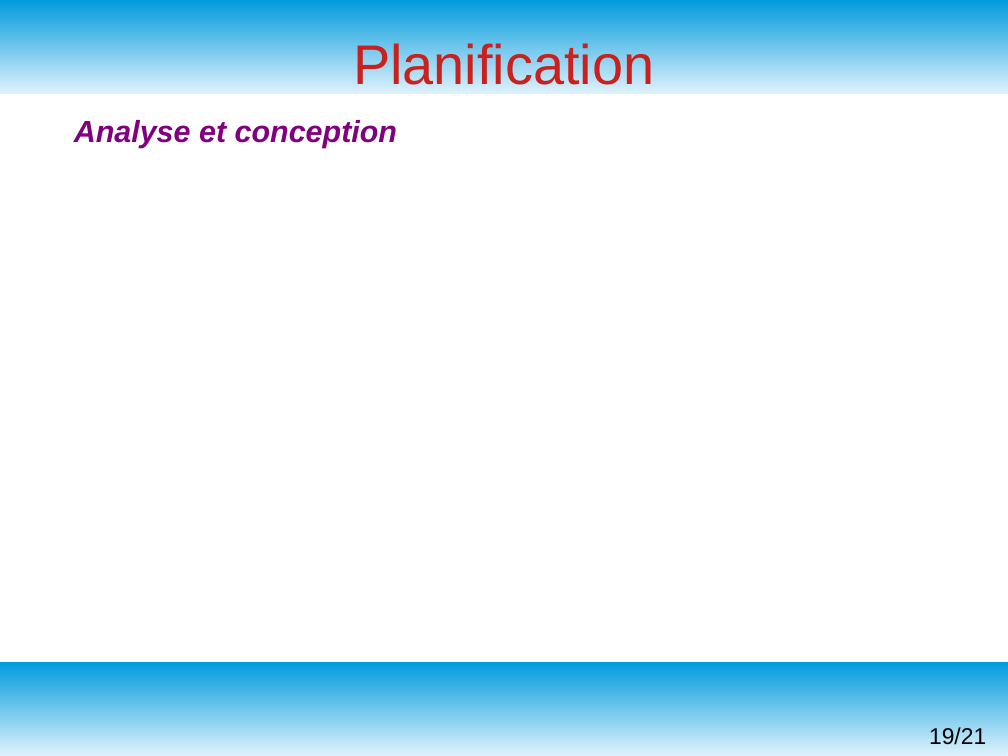
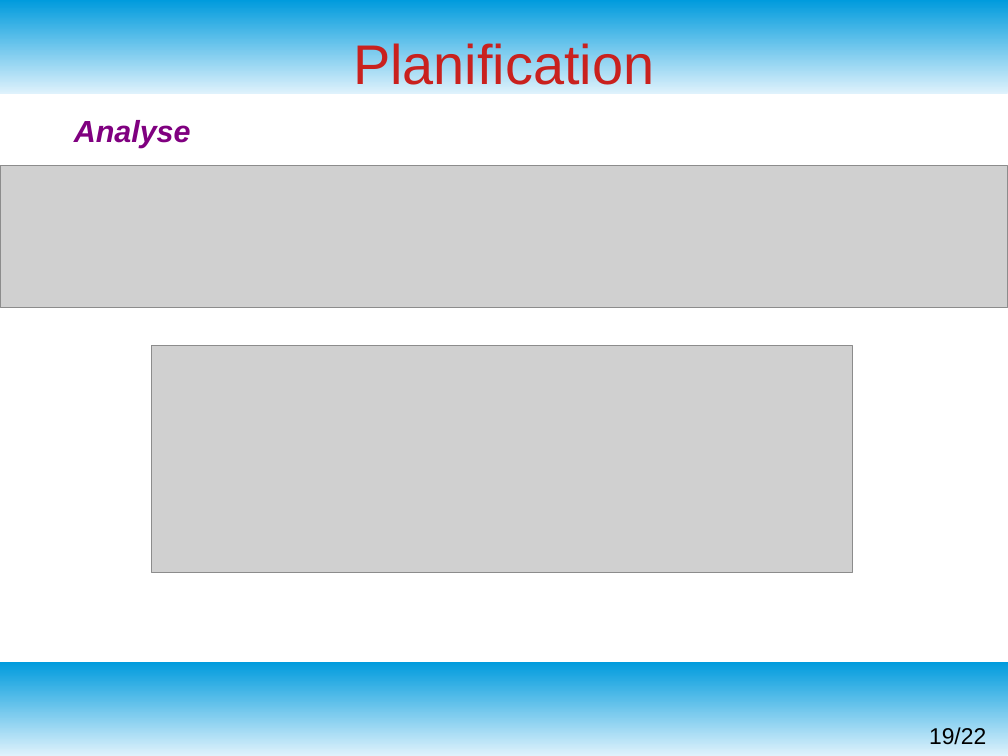
Before and after one commit to msoulard/ControleurDeRondes, a slide deck: slide 19 of Maëva/Diapo Revue 1.odp. Drawn at 1008x756 pixels with LibreOffice and Linux fonts; fonts in the diff are those of the drawing; grey boxes stand for pictures. Boxes give left, top, right and bottom in pixels: in the first picture for what was removed or moved away, otherwise in the second. Text is boxed around its words. In the diff, an @@ line names an element or a change of style, - is before the commit and + after.

```diff
--- a/Maëva/Diapo Revue 1.odp
+++ b/Maëva/Diapo Revue 1.odp
@@ text at bbox=[74, 120, 191, 148]: text changed @@
-Analyse et conception
+Analyse
@@ picture added at bbox=[0, 166, 1008, 308] @@
@@ picture added at bbox=[151, 346, 853, 573] @@
@@ page number at bbox=[929, 727, 986, 745]: text changed @@
-19/21
+19/22
```
Also in this commit, not shown: 2 other slides changed, 1 slide added, 14 other files.
